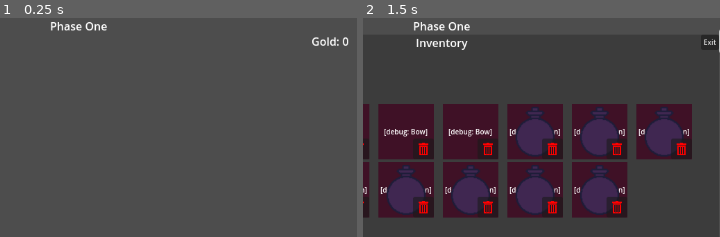
Above: before the commit, frames 1-2 (left to right).
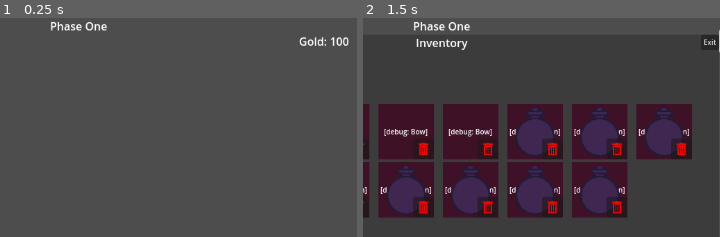
Above: after the commit, the same moments.

Repository: Missingreference/LDJam-58-Game
Game: Godot game, scene res://scenes/game.tscn
Same seed, same stepped clock (60 frames per second), same inputs: the game is played once before the commit and once after it.
Inputs (mouse positions are % of the whole screen's width and height, from its top left):
- Up to frame 1 (0.25 s): no input
- Up to frame 2 (1.5 s): click "Inventory" at 0.5 s; tap Enter at 1.25 s; move the mouse to (5, 69) at 1.27 s; click (5, 69) at 1.42 s
The pictures show only the part of the screen within x 34-84%, y 0-50%; the shares and areas given below are measured in that part.

The runs differ from the first frame. In frame 1, 0.3% of the frame differs, in the area x 83-98%, y 8-13%; in frame 2, nothing differs.

Commit message:
Add GameData signal for gold change
Update the gold label when GameData gold changes.

Diff:
--- a/scripts/game.gd
+++ b/scripts/game.gd
@@ -13,10 +13,14 @@
 var inventory_ui_scene = preload("res://scenes/inventory_ui.tscn")
 var settings_menu_scene = preload("res://scenes/settings_menu.gd")
 
+
 func _ready():
     self.game_data.warehouse_inventory = Inventory.create_default_inventory()
+    self.game_data.gold_changed.connect(self._update_gold_label)
+    self._update_gold_label(self.game_data.get_gold())
     self.shop_menu.set_game_data(self.game_data)
     self._start_phase_one()
+
 
 func _start_phase_one():
     print("Starting phase one")
@@ -83,20 +87,21 @@
     self.finish_button.pressed.disconnect(self._finish_phase_four)
     self._start_phase_one()
 
-func _process(deltaTime):
-    #temporary
-    gold_label.text = "Gold: %d" % game_data.coins
+
+func _update_gold_label(value: int):
+    self.gold_label.text = "Gold: %d" % value
+
 
 func _inventory_button_pressed():
     _disable_controls()
 
-    var inventoryUI: InventoryUI = inventory_ui_scene.instantiate()
-    self.add_child(inventoryUI)
-    inventoryUI.global_position = get_viewport_rect().size / 2.0
-    inventoryUI.SetMode(InventoryUI.Mode.Manage)
-    inventoryUI.SetTargetInventory(game_data.warehouse_inventory)
-    inventoryUI.exited.connect(func():
-        self.remove_child(inventoryUI)
+    var inventory_ui: InventoryUI = inventory_ui_scene.instantiate()
+    self.add_child(inventory_ui)
+    inventory_ui.global_position = get_viewport_rect().size / 2.0
+    inventory_ui.SetMode(InventoryUI.Mode.Manage)
+    inventory_ui.SetTargetInventory(game_data.warehouse_inventory)
+    inventory_ui.exited.connect(func():
+        self.remove_child(inventory_ui)
         _enable_controls()
     )
 
--- a/scripts/game_data.gd
+++ b/scripts/game_data.gd
@@ -1,4 +1,6 @@
 class_name GameData
+
+signal gold_changed(gold)
 
 enum GamePhase {
     one,
@@ -13,7 +15,22 @@
 # Index on the name of the item
 var shop_inventory = Inventory.new()
 
-var coins = 0
+var _gold: int = 100
+
 var customers: Array[Customer] = []
 var phase: GamePhase = GamePhase.one
 var is_tutorial: bool = true
+
+
+func get_gold() -> int:
+    return _gold
+
+
+func set_gold(value: int):
+    self._gold = value
+    self.gold_changed.emit(self._gold)
+
+
+func add_gold(value: int):
+    self._gold = max(self._gold + value, 0)
+    self.gold_changed.emit(self._gold)
